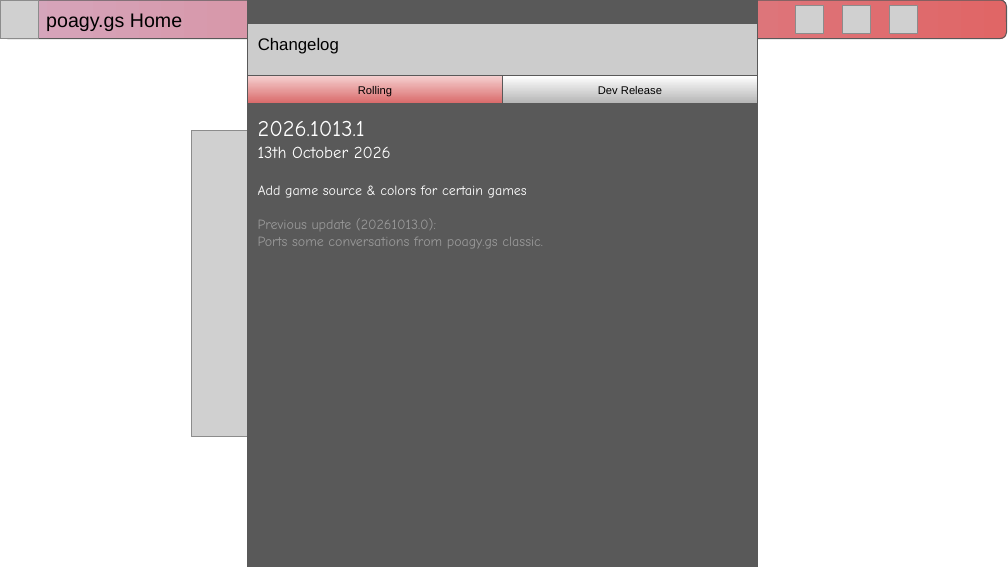
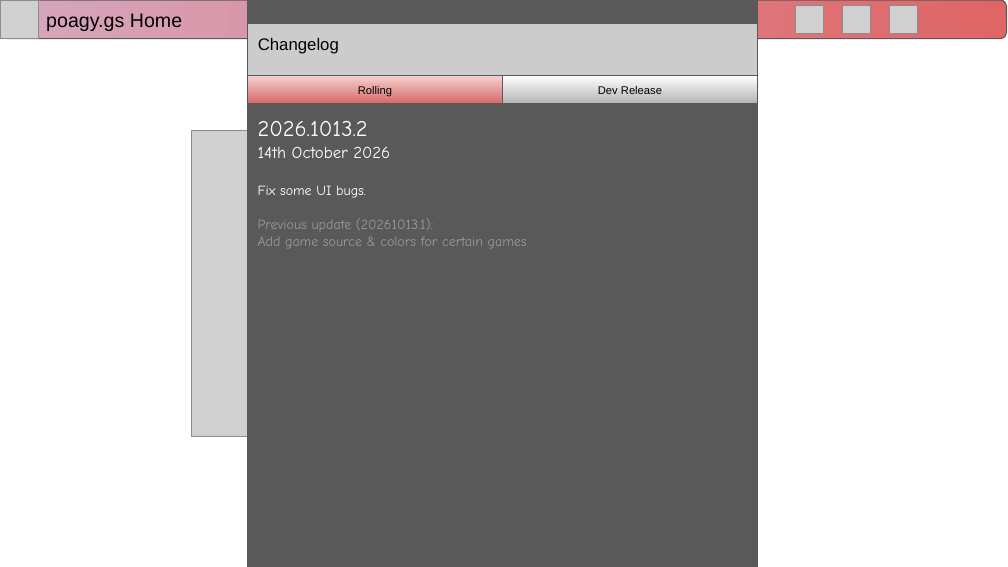
Before and after one commit to RitPigDev/poagy.gs-plus, a slide deck: slide 9 of poagy.gs+.pptx (slide 7 before the commit). Drawn at 1008x567 pixels with LibreOffice and Linux fonts; fonts in the diff are those of the drawing; grey boxes stand for pictures; background and template pictures are left out. Boxes give left, top, right and bottom in pixels: in the first picture for what was removed or moved away, otherwise in the second. Text is boxed around its words. In the diff, an @@ line names an element or a change of style, - is before the commit and + after.

Commit message:
Update to 2026.1013.2

```diff
--- a/poagy.gs+.pptx
+++ b/poagy.gs+.pptx
@@ text in rectangle at bbox=[258, 121, 433, 230]: text changed; size 12 to 10 pt @@
-2026.1013.1
-13th October 2026
+2026.1013.2
+14th October 2026
+Fix some UI bugs.
+Previous update (20261013.1):
@@ text in rectangle at bbox=[258, 218, 543, 248]: paragraphs removed @@
-Previous update (20261013.0):
-Ports some conversations from poagy.gs classic.
@@ text in rectangle at bbox=[258, 237, 527, 248]: text colour #FFFFFF to #999999 in "Add game source & colors for certain ..." @@
```
Also in this commit, not shown: 7 other slides changed, 2 slides added.
